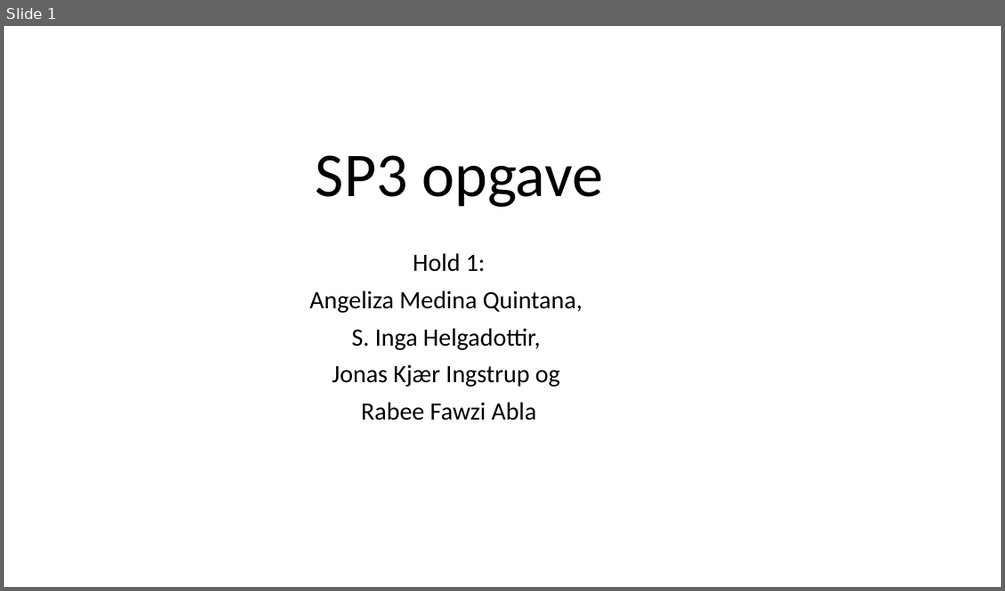
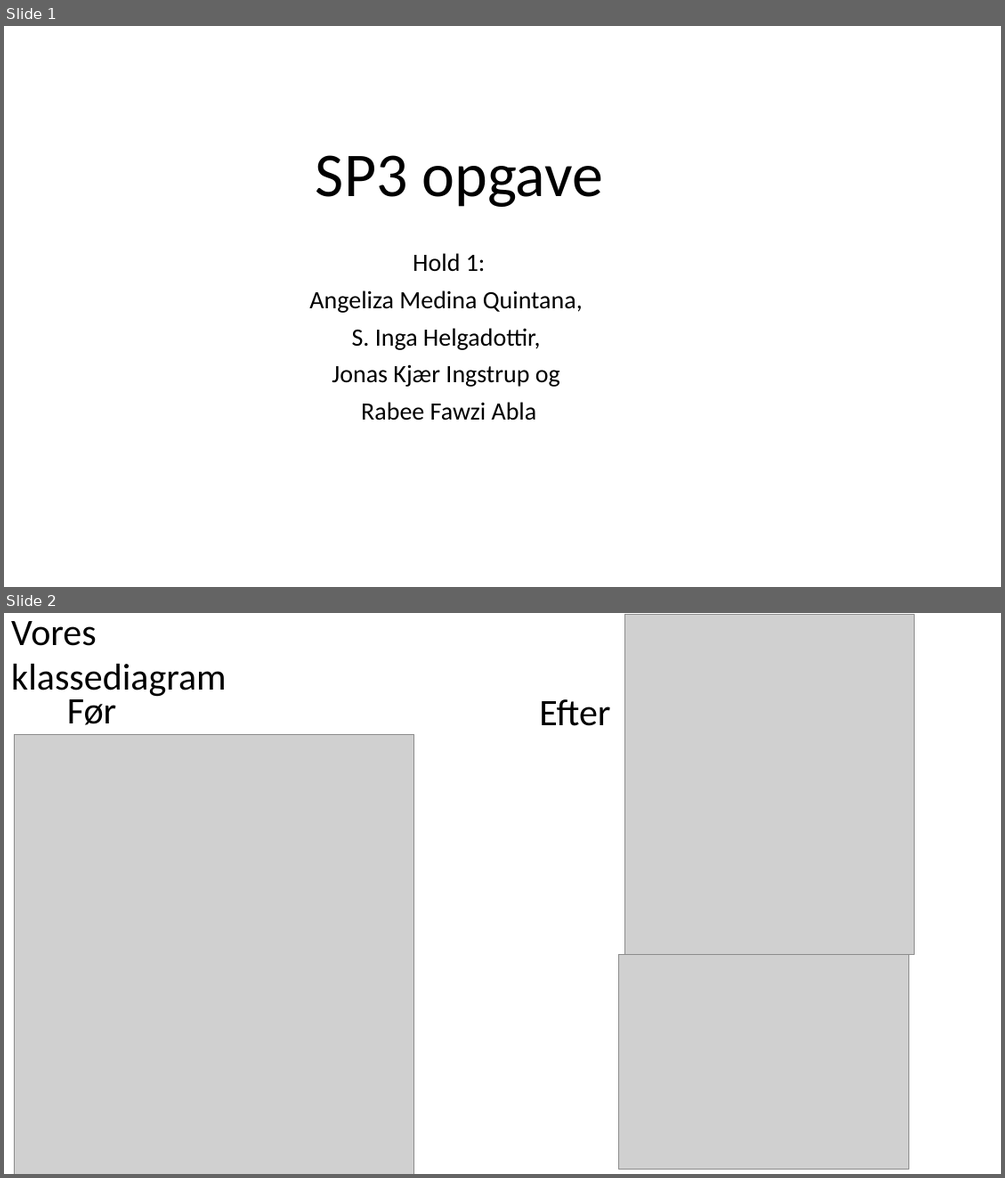
Before and after one commit to Inga-Helgadottir/AIR-SP3, a slide deck: Slides/SP3-pp.odp. Shown one above the other, each under a label of ours: slide 1 before the commit, slides 1 and 2 after it. The pictures are 1005x591 and 1005x1178 pixels, drawn with LibreOffice and Linux fonts; fonts in the diff are those of the drawing; grey boxes stand for pictures. Boxes give left, top, right and bottom in pixels: in the first picture for what was removed or moved away, otherwise in the second. Text is boxed around its words. In the diff, an @@ line names an element or a change of style, - is before the commit and + after.

```diff
--- a/Slides/SP3-pp.odp
+++ b/Slides/SP3-pp.odp
@@ slide 2 added at bbox=[4, 613, 1001, 1174], background #FFFFFF @@
@@ text added at bbox=[11, 621, 226, 697], 36 pt, text #000000 @@
+Vores klassediagram
@@ picture added at bbox=[624, 615, 914, 955] @@
@@ text added at bbox=[67, 699, 117, 725], 36 pt, text #000000 @@
+Før
@@ text added at bbox=[539, 699, 610, 726], 36 pt, text #000000 @@
+Efter
@@ picture added at bbox=[15, 734, 414, 1174] @@
@@ picture added at bbox=[619, 955, 909, 1168] @@
```
Also in this commit, not shown: 1 slide changed, 4 other slides added, 1 slide removed.
